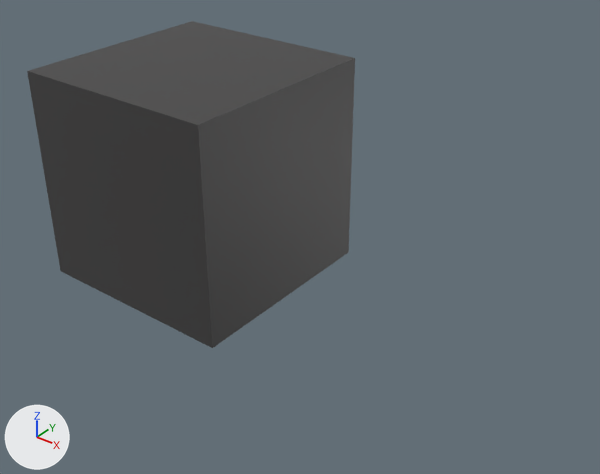
Renders of the Blender file BaseFramework 3D/Asset/Models/Block/SideBlock.blend from each side of a commit.
One viewpoint serves both versions: a 50 mm camera at (10.05, -10.0, 6.52) aimed at (2.39, -0.1, -0.57). Every picture has the same lights, and +X, +Y and +Z are marked at lower left. The older version comes first.
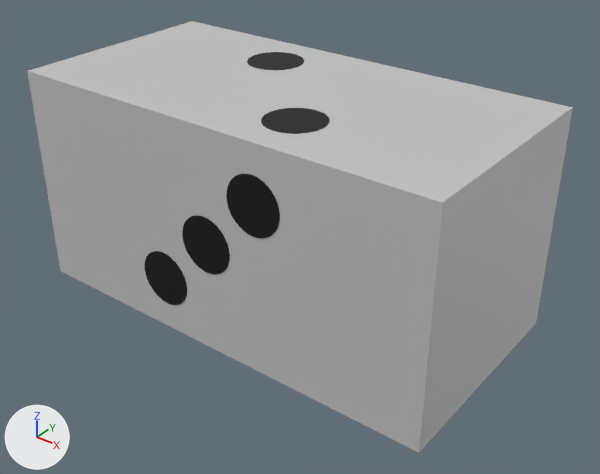
The newer file is also turned or shifted as a whole; pictures and numbers use the older file's frame.

Changed parts and their boxes (x1, y1, x2, y2) in the pictures (600 x 474 px):
'Cube', surface changed, moved, rescaled (lighter, 66% wider, 32% taller): before (27, 21, 355, 348); after (27, 21, 573, 453)
'円柱.017', added (black): after (226, 174, 280, 238)
'円柱.016', added (black): after (182, 215, 230, 274)
'円柱.018', added (black): after (145, 251, 187, 305)
'円柱.019', added (black): after (261, 108, 330, 134)
'円柱.020', added (black): after (247, 52, 304, 70)

Edits to the bpy script that builds the scene:
```text
Change mat_material:
    remove n2 = _N.new('ShaderNodeTexImage'); n2.name = '画像テクスチャ'
    remove n2.image = img_colorpalettenormal_png
    add n3 = _N.new('ShaderNodeRGB'); n3.name = 'カラー'
    add n3.outputs[0].default_value = (0.554, 0.554, 0.554, 1.0)  # 'Color', light grey #c4c4c4
    where n1 = _N.new('ShaderNodeBsdfPrincipled'); n1.name = 'Principled BSDF'
    remove _L.new(n2.outputs[0], n1.inputs[0])  # 'Color' to 'Base Color'
    add _L.new(n3.outputs[0], n1.inputs[0])  # 'Color' to 'Base Color'
Add mat_マテリアル_022:
    mat_マテリアル_022 = principled_material('マテリアル.022')
    mat_マテリアル_022.base_color = (0.0, 0.0, 0.0)  # black #000000
Add mat_マテリアル_021:
    mat_マテリアル_021 = principled_material('マテリアル.021')
    mat_マテリアル_021.base_color = (0.0, 0.0, 0.0)  # black #000000
Add mat_マテリアル_020:
    mat_マテリアル_020 = principled_material('マテリアル.020')
    mat_マテリアル_020.base_color = (0.0, 0.0, 0.0)  # black #000000
Add mat_マテリアル_024:
    mat_マテリアル_024 = principled_material('マテリアル.024')
    mat_マテリアル_024.base_color = (0.0, 0.0, 0.0)  # black #000000
Add mat_マテリアル_023:
    mat_マテリアル_023 = principled_material('マテリアル.023')
    mat_マテリアル_023.base_color = (0.0, 0.0, 0.0)  # black #000000
Add me_円柱_022:
    me_円柱_022.from_pydata(...)  # a 32-sided cylinder along z spanning x -1.0..1.0, y -1.0..1.0, z -1.0..1.0
    me_円柱_022.materials.append(mat_マテリアル_022)  # black #000000
Add me_円柱_021:
    me_円柱_021.from_pydata(...)  # a 32-sided cylinder along z spanning x -1.0..1.0, y -1.0..1.0, z -1.0..1.0
    me_円柱_021.materials.append(mat_マテリアル_021)  # black #000000
Add me_円柱_020:
    me_円柱_020.from_pydata(...)  # a 32-sided cylinder along z spanning x -1.0..1.0, y -1.0..1.0, z -1.0..1.0
    me_円柱_020.materials.append(mat_マテリアル_020)  # black #000000
Add me_円柱_024:
    me_円柱_024.from_pydata(...)  # a 32-sided cylinder along z spanning x -1.0..1.0, y -1.0..1.0, z -1.0..1.0
    me_円柱_024.materials.append(mat_マテリアル_024)  # black #000000
Add me_円柱_023:
    me_円柱_023.from_pydata(...)  # a 32-sided cylinder along z spanning x -1.0..1.0, y -1.0..1.0, z -1.0..1.0
    me_円柱_023.materials.append(mat_マテリアル_023)  # black #000000
Change ob_cube:
    ob_cube.location: (0.0, 0.0, 0.0) -> (2.0, 0.0, 0.0)
    ob_cube.scale: (2.0, 2.0, 2.0) -> (4.0, 2.0, 2.0)
Add ob_円柱_018:
    ob_円柱_018 = bpy.data.objects.new('円柱.018', me_円柱_022)
    ob_円柱_018.location = (1.0, -2.0, -1.0)
    ob_円柱_018.rotation_euler = (1.571, 0.0, -3.142)  # degrees (90, 0, -180)
    ob_円柱_018.scale = (0.5, 0.5, 0.01)
Add ob_円柱_017:
    ob_円柱_017 = bpy.data.objects.new('円柱.017', me_円柱_021)
    ob_円柱_017.location = (3.0, -2.0, 1.0)
    ob_円柱_017.rotation_euler = (1.571, 0.0, -3.142)  # degrees (90, 0, -180)
    ob_円柱_017.scale = (0.5, 0.5, 0.01)
Add ob_円柱_016:
    ob_円柱_016 = bpy.data.objects.new('円柱.016', me_円柱_020)
    ob_円柱_016.location = (2.0, -2.0, 0.0)
    ob_円柱_016.rotation_euler = (1.571, 0.0, -3.142)  # degrees (90, 0, -180)
    ob_円柱_016.scale = (0.5, 0.5, 0.01)
Add ob_円柱_020:
    ob_円柱_020 = bpy.data.objects.new('円柱.020', me_円柱_024)
    ob_円柱_020.location = (1.0, 1.0, 2.0)
    ob_円柱_020.rotation_euler = (0.0, 0.0, -3.142)  # degrees (0, 0, -180)
    ob_円柱_020.scale = (0.5, 0.5, 0.01)
Add ob_円柱_019:
    ob_円柱_019 = bpy.data.objects.new('円柱.019', me_円柱_023)
    ob_円柱_019.location = (3.0, -1.0, 2.0)
    ob_円柱_019.rotation_euler = (0.0, 0.0, -3.142)  # degrees (0, 0, -180)
    ob_円柱_019.scale = (0.5, 0.5, 0.01)
```
